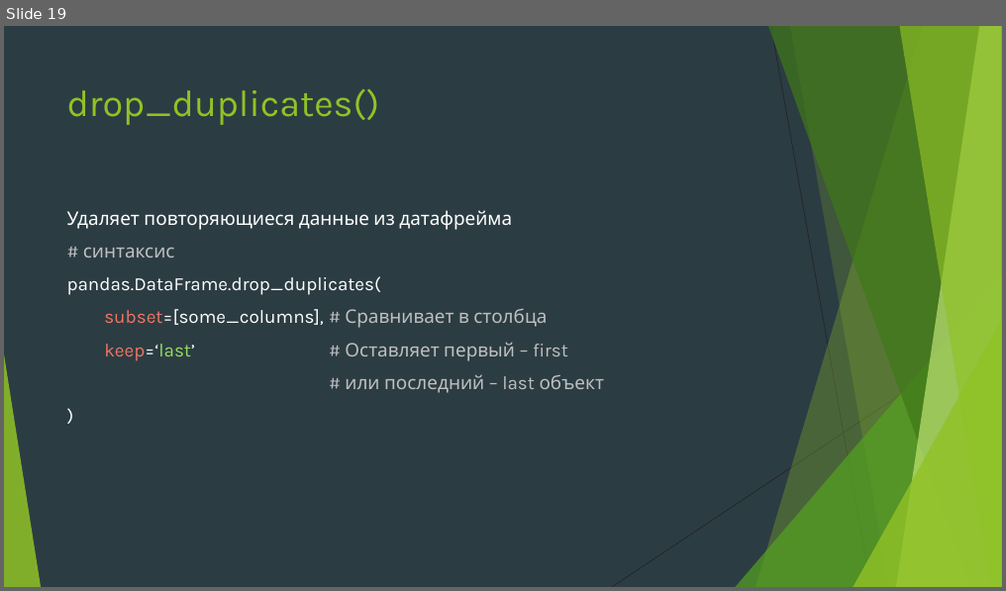
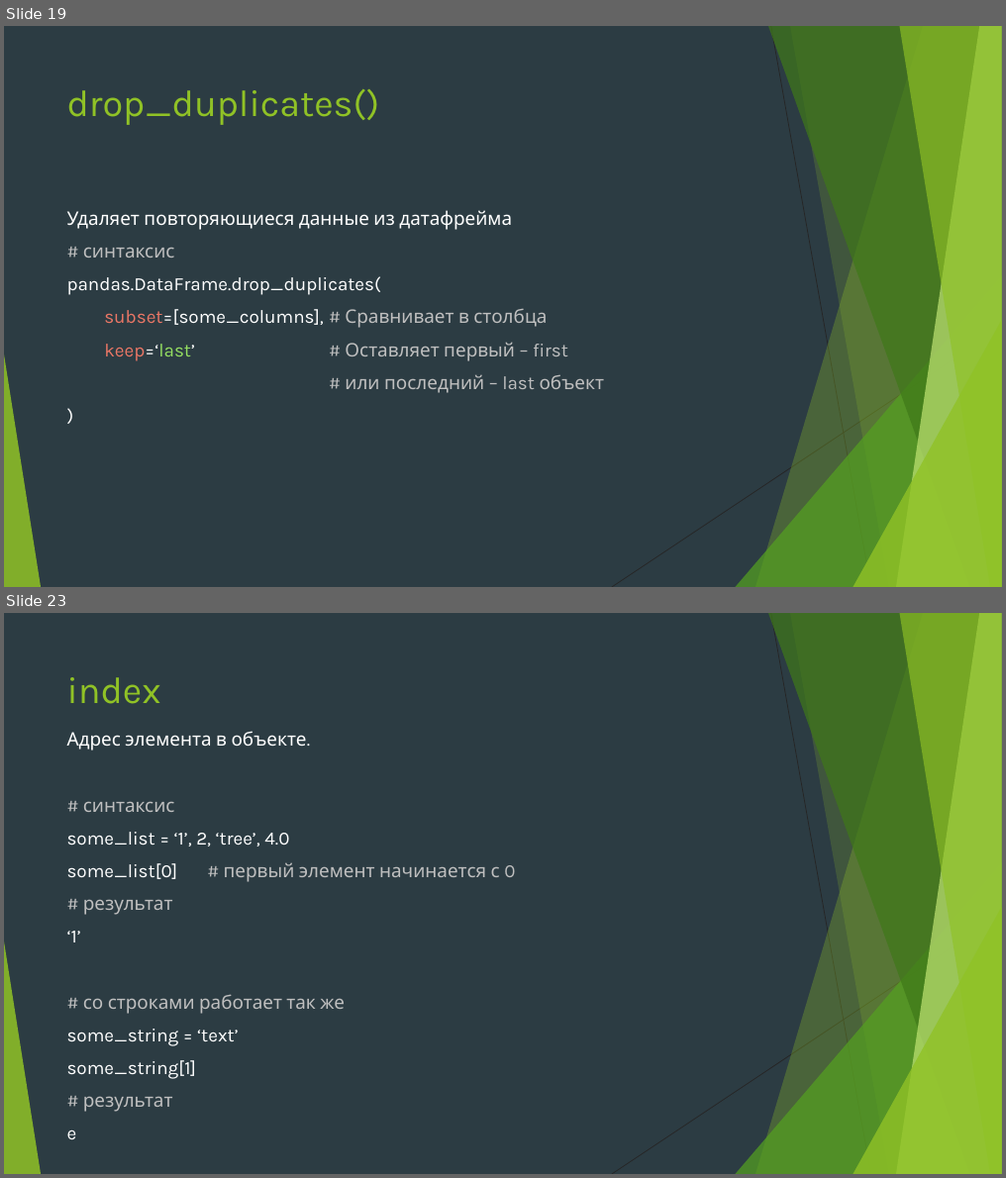
Before and after one commit to Yegor9151/for_corund, a slide deck: course_project_for_korund/ver 1.1/уроки/урок 7.pptx. Shown one above the other, each under a label of ours: slide 19 before the commit, slides 19 and 23 after it; the slides between them are not shown. The pictures are 1006x591 and 1006x1178 pixels, drawn with LibreOffice and Linux fonts; fonts in the diff are those of the drawing. Boxes give left, top, right and bottom in pixels: in the first picture for what was removed or moved away, otherwise in the second. Text is boxed around its words. In the diff, an @@ line names an element or a change of style, - is before the commit and + after.

```diff
--- a/course_project_for_korund/ver 1.1/уроки/урок 7.pptx
+++ b/course_project_for_korund/ver 1.1/уроки/урок 7.pptx
@@ slide 23 added at (4,613,1002,1174), background #2C3C43; not listed: 10 template elements that a slide beside it also shows @@
@@ title added at (67,677,161,704), 36 pt, text #90C226 @@
+index
@@ text added at (67,731,515,1140), 18 pt, text #FFFFFF @@
+Адрес элемента в объекте.
+# синтаксис
+some_list = ‘1’, 2, ‘tree’, 4.0
+some_list[0] # первый элемент начинается с 0
+# результат
+‘1’
+# со строками работает так же
+some_string = ‘text’
+some_string[1]
+# результат
+e
```
Also in this commit, not shown: 2 slides changed, 5 other slides added, 1 slide removed.
